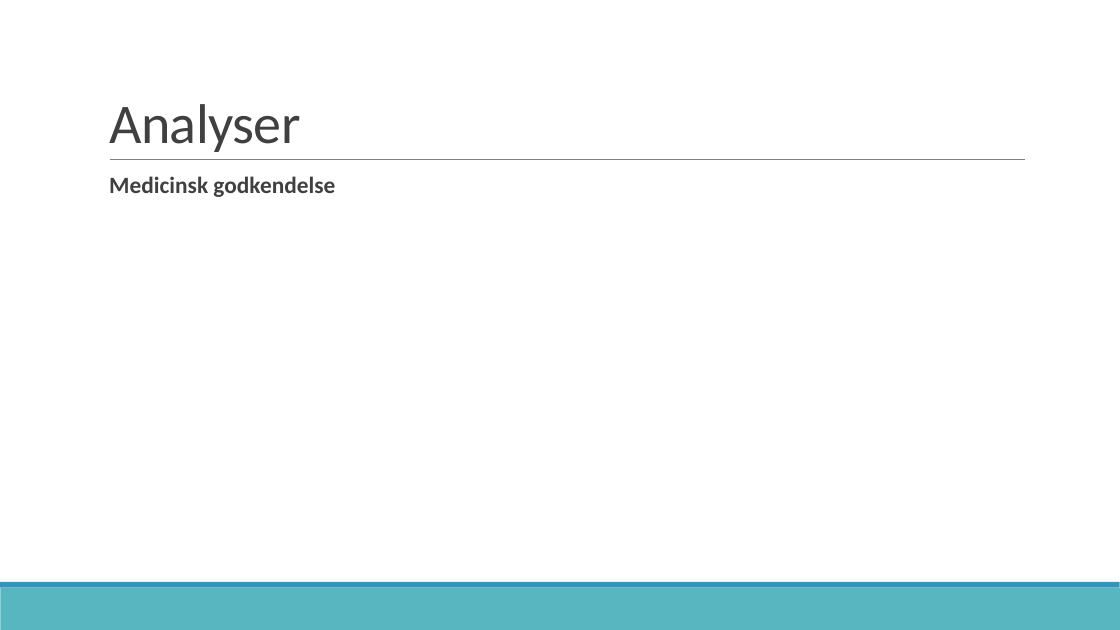
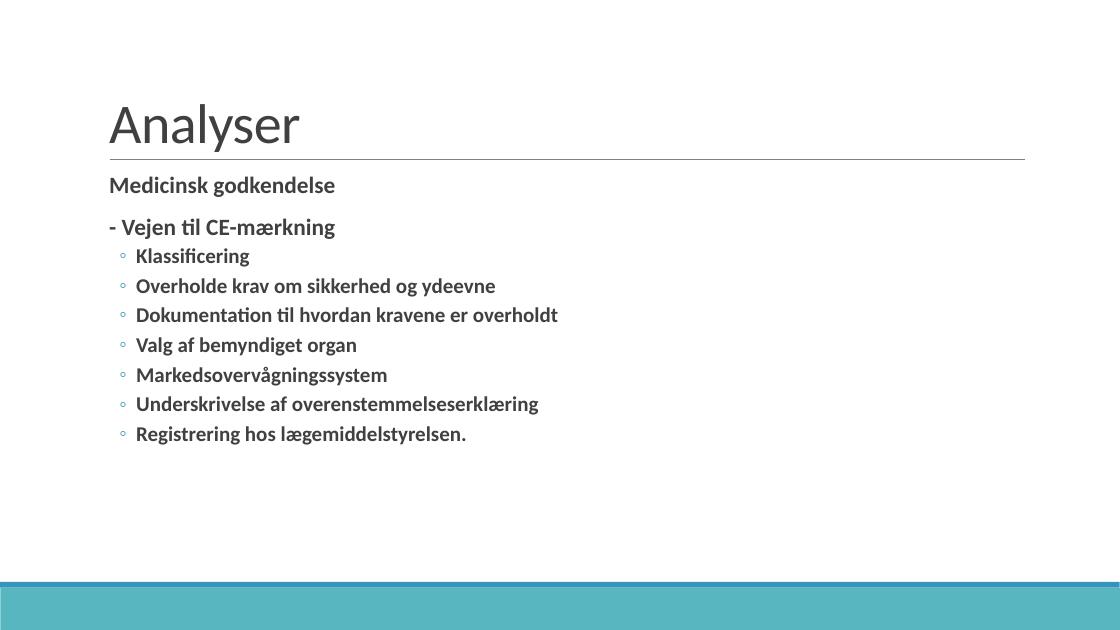
Before and after one commit to zeroregard/Automatic-Sonography, a slide deck: slide 6 of Præsentation_Eksamen.pptx. Drawn at 1120x630 pixels with LibreOffice and Linux fonts; fonts in the diff are those of the drawing. Boxes give left, top, right and bottom in pixels: in the first picture for what was removed or moved away, otherwise in the second. Text is boxed around its words. In the diff, an @@ line names an element or a change of style, - is before the commit and + after.

Commit message:
stikord til medicinsk godkendelse

```diff
--- a/Præsentation_Eksamen.pptx
+++ b/Præsentation_Eksamen.pptx
@@ text at box(122, 218, 558, 445): paragraphs added @@
+  - Vejen til CE-mærkning
+  ◦ Klassificering
+  ◦ Overholde krav om sikkerhed og ydeevne
+  ◦ Dokumentation til hvordan kravene er overholdt
+  ◦ Valg af bemyndiget organ
+  ◦ Markedsovervågningssystem
+  ◦ Underskrivelse af overenstemmelseserklæring
+  ◦ Registrering hos lægemiddelstyrelsen.
```
